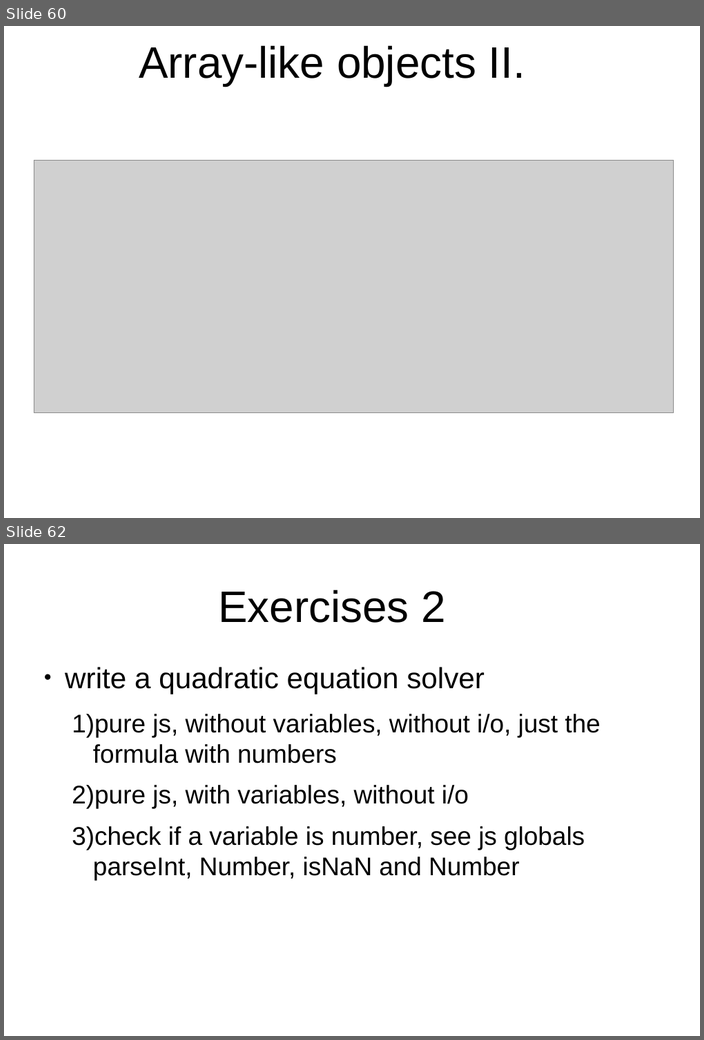
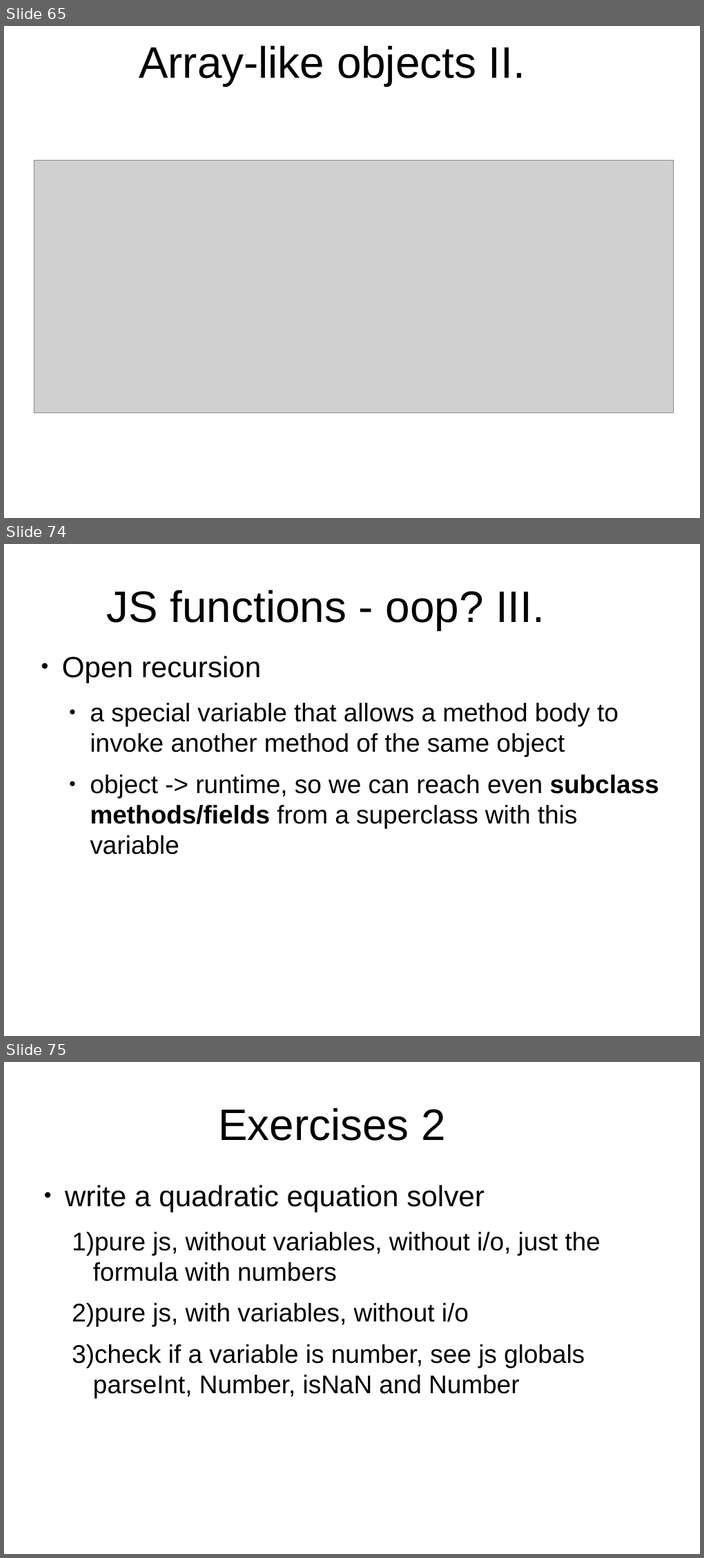
Before and after one commit to peterborkuti/other, a slide deck: JavaScriptBasics/jsbasics-slide.odp. Shown one above the other, each under a label of ours: slides 60 and 62 before the commit, slides 65, 74 and 75 after it; the slides between them are not shown. The pictures are 704x1040 and 704x1558 pixels, drawn with LibreOffice and Linux fonts; fonts in the diff are those of the drawing; grey boxes stand for pictures; background and template pictures are left out. Boxes give left, top, right and bottom in pixels: in the first picture for what was removed or moved away, otherwise in the second. Text is boxed around its words. In the diff, an @@ line names an element or a change of style, - is before the commit and + after.

```diff
--- a/JavaScriptBasics/jsbasics-slide.odp
+++ b/JavaScriptBasics/jsbasics-slide.odp
@@ slide 74 added at (4,544,700,1036), background #FFFFFF @@
@@ title added at (107,590,544,630), 53.3 pt, text #000000 @@
+JS functions - oop? III.
@@ text added at (62,656,659,854), 30.9 pt, text #000000 @@
+● Open recursion
+  ● a special variable that allows a method body to invoke another method of the same object
+  ● object -> runtime, so we can reach even subclass methods/fields from a superclass with this variable
@@ what was slide 60 is now slide 65 @@
@@ what was slide 62 is now slide 75 @@
```
Also in this commit, not shown: 13 other slides added, 1 slide removed, 4 other files.
